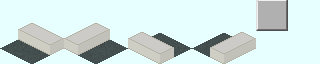
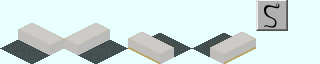
Layers edited between the first and the second w=320, h=64 image:
added layer "S" above "Base_Plate_1x1_4P.png" over [264, 3, 280, 28]
painted on "Base_Plate_1x1_4P.png" over [18, 23, 256, 64]
